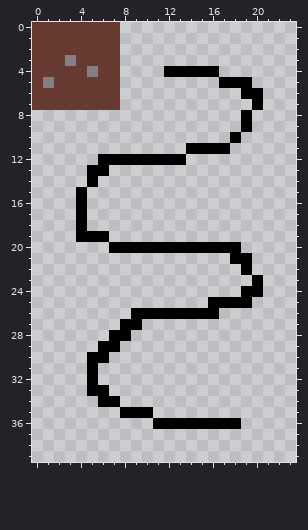
Two versions of one pixel-art file, Assets/Art/rocks.aseprite. That is the earlier state.
24x40 pixels, 1 frame.
The same view after the edit:
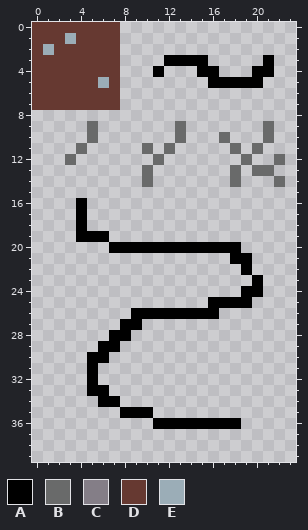
Palette (. is transparent): A #000000  B #696a6a  C #847e87  D #663931  E #9badb7
Change:
@@ x 0..23 @@
  0 DDDDDDDD................
- 1 DDDDDDDD................
- 2 DDDDDDDD................
- 3 DDDCDDDD................
- 4 DDDDDCDD....AAAAA.......
- 5 DCDDDDDD.........AAA....
- 6 DDDDDDDD...........AA...
- 7 DDDDDDDD............A...
- 8 ...................A....
- 9 ...................A....
-10 ..................A.....
-11 ..............AAAA......
-12 ......AAAAAAAA..........
-13 .....AA.................
-14 .....A..................
-15 ....A...................
+ 1 DDDEDDDD................
+ 2 DEDDDDDD................
+ 3 DDDDDDDD....AAAA.....A..
+ 4 DDDDDDDD...A...AA...AA..
+ 5 DDDDDDED........AAAAA...
+ 6 DDDDDDDD................
+ 7 DDDDDDDD................
+ 8 ........................
+ 9 .....B.......B.......B..
+10 .....B.......B...B...B..
+11 ....B.....B.B.....B.B...
+12 ...B.......B.......B..B.
+13 ..........B.......B.BB..
+14 ..........B.......B...B.
+15 ........................
 16 ....A...................
Changed places in both pictures, as pixel boxes (x1, y1, x2, y2):
changed: (43, 33, 285, 198)
